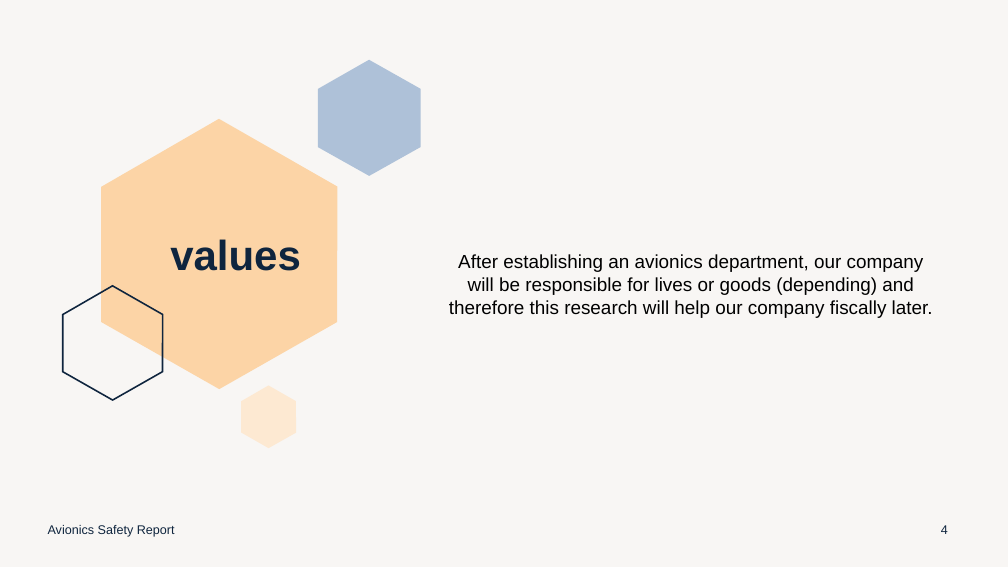
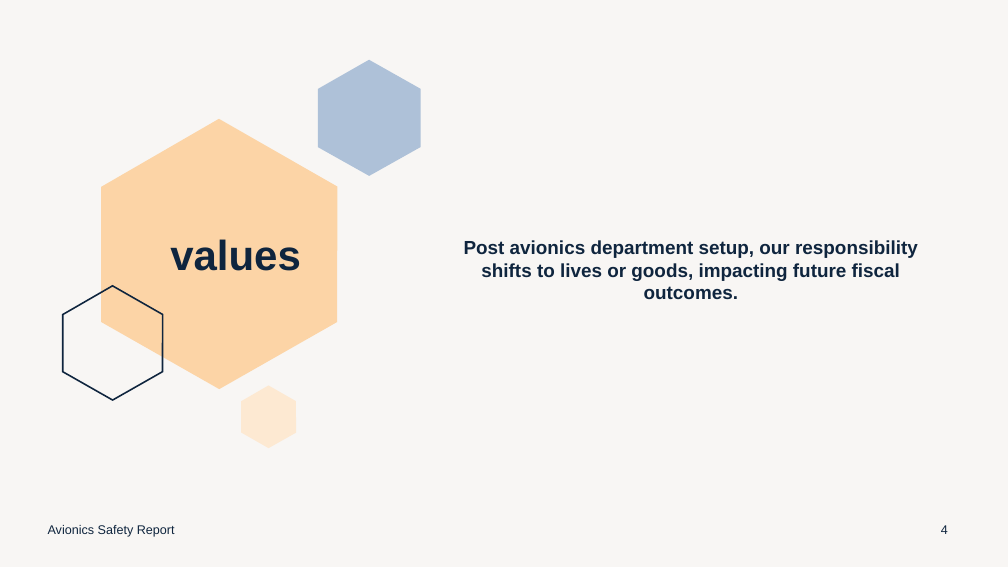
Before and after one commit to falloutb1tch/AvionicSafetyReport, a slide deck: slide 4 of presentation_Slide/Avionics Safety Report.pptx. Drawn at 1008x567 pixels with LibreOffice and Linux fonts; fonts in the diff are those of the drawing. Boxes give left, top, right and bottom in pixels: in the first picture for what was removed or moved away, otherwise in the second. Text is boxed around its words. In the diff, an @@ line names an element or a change of style, - is before the commit and + after.

Commit message:
Update

```diff
--- a/presentation_Slide/Avionics Safety Report.pptx
+++ b/presentation_Slide/Avionics Safety Report.pptx
@@ text at (464,240,918,299): text changed; text colour #000000 to #0F253E; bold on @@
-After establishing an avionics department, our company will be responsible for lives or goods (depending) and therefore this research will help our company fiscally later.
+Post avionics department setup, our responsibility shifts to lives or goods, impacting future fiscal outcomes.
```
Also in this commit, not shown: 1 other slide changed, 1 slide added.
